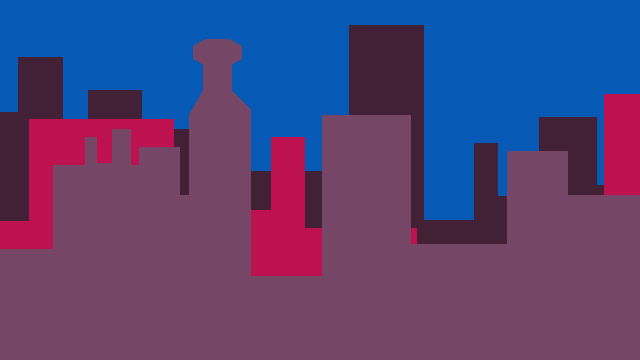
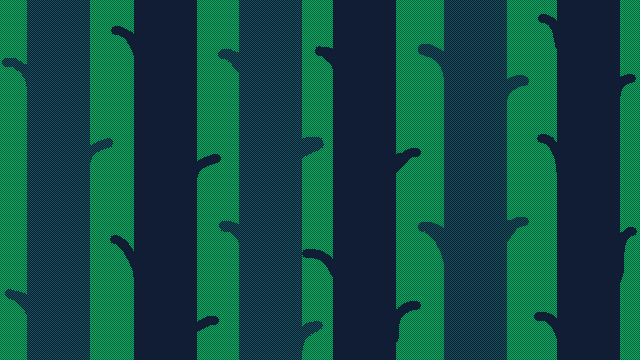
Two versions of the same layered image (640×360). Layer-by-layer changes:
hid group "city" (4 layers) over (x1=0, y1=0, x2=640, y2=360)
moved "bgrt #2" above "bgrt" over (x1=0, y1=39, x2=640, y2=360)
added group "forest3" with 3 layers above "forest2" over (x1=0, y1=0, x2=640, y2=360)
added layer "forest3-trees1-branches" in group "forest3" over (x1=110, y1=0, x2=637, y2=360)
added layer "forest3-trees2-branches" in group "forest3" over (x1=2, y1=0, x2=529, y2=360)
added layer "forest3-bgr" in group "forest3" over (x1=0, y1=0, x2=640, y2=360)
